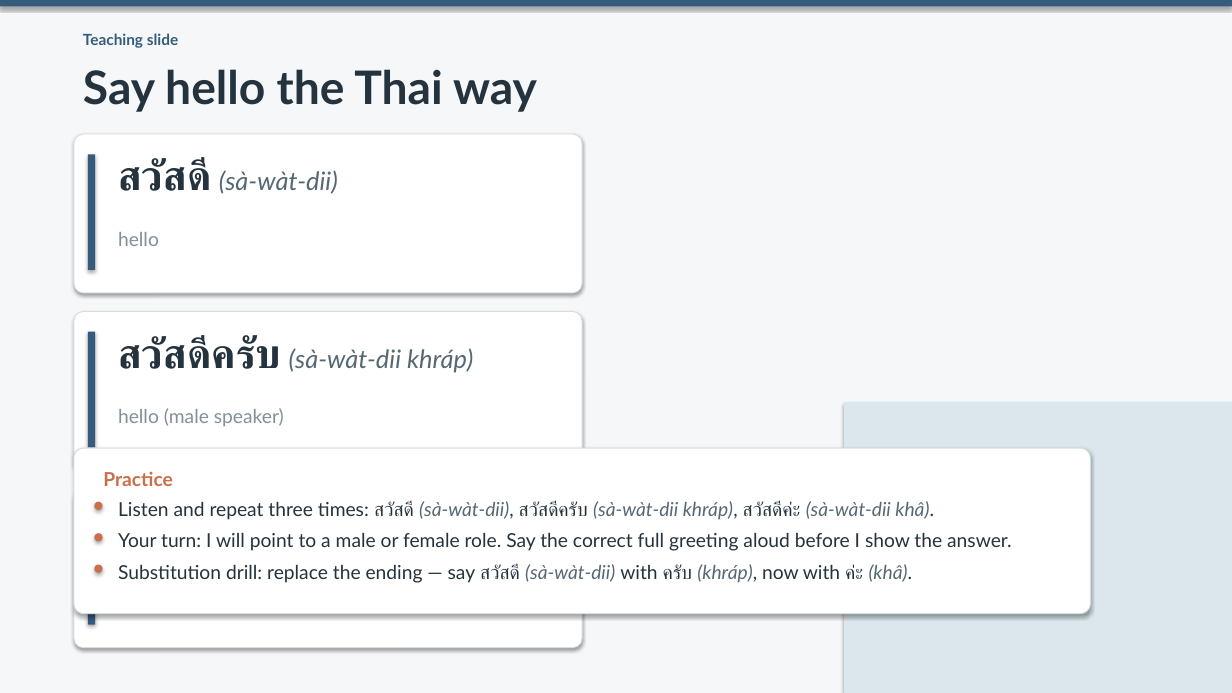
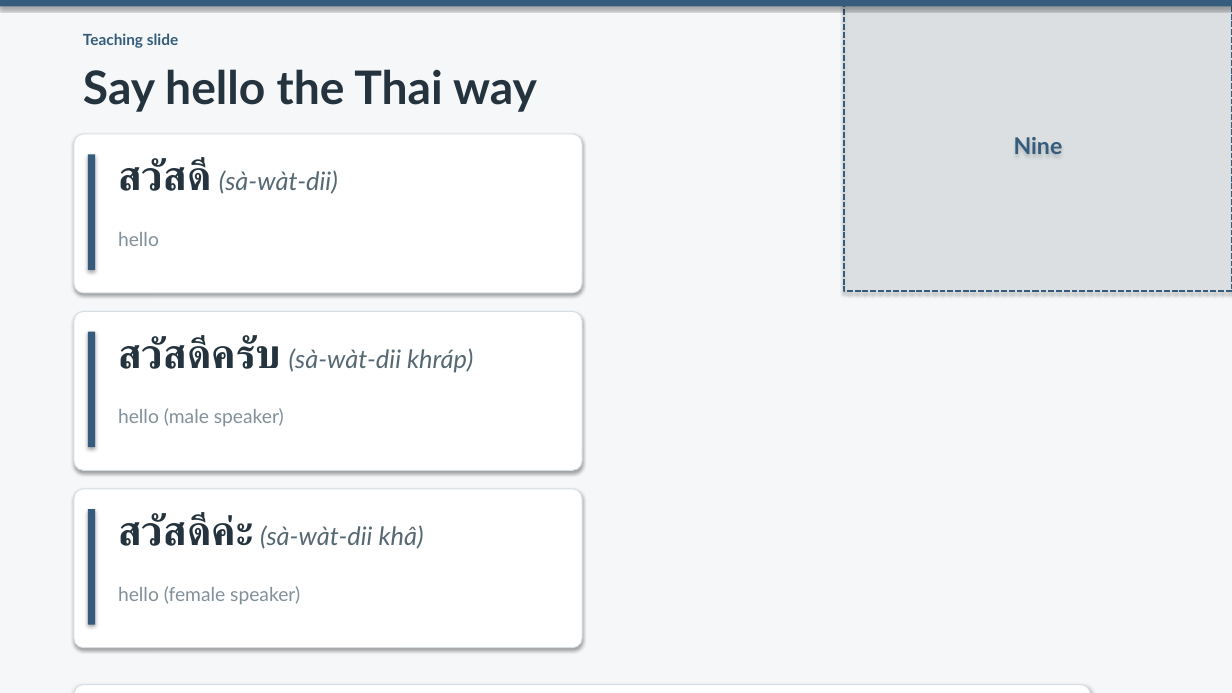
Before and after one commit to OTFTCS/thai-nine, a slide deck: slide 3 of course/modules/M01/L001/M01-L001-deck.pptx. Drawn at 1232x693 pixels with LibreOffice and Linux fonts; fonts in the diff are those of the drawing. Boxes give left, top, right and bottom in pixels: in the first picture for what was removed or moved away, otherwise in the second. Text is boxed around its words. In the diff, an @@ line names an element or a change of style, - is before the commit and + after.

```diff
--- a/course/modules/M01/L001/M01-L001-deck.pptx
+++ b/course/modules/M01/L001/M01-L001-deck.pptx
@@ rectangle added at box(844, 0, 1232, 291), fill #DBE7EC at 30% opacity, outline #355C7D 1.5 pt dashed, 18 pt, text #355C7D, bold @@
+Nine
@@ rectangle removed at box(844, 402, 1232, 693) @@
@@ text removed at box(103, 472, 173, 486) @@
-Practice
@@ ellipse removed at box(94, 502, 103, 510) @@
@@ text removed at box(118, 501, 934, 520) @@
-Listen and repeat three times: สวัสดี (sà-wàt-dii), สวัสดีครับ (sà-wàt-dii khráp), สวัสดีค่ะ (sà-wàt-dii khâ).
@@ ellipse removed at box(94, 533, 103, 542) @@
@@ text removed at box(118, 533, 1012, 551) @@
-Your turn: I will point to a male or female role. Say the correct full greeting aloud before I show the answer.
@@ text added at box(118, 513, 424, 549), 19.8 pt, text #566873, italic @@
+สวัสดีค่ะ (sà-wàt-dii khâ)
@@ ellipse removed at box(94, 565, 103, 573) @@
@@ text removed at box(118, 564, 913, 583) @@
-Substitution drill: replace the ending — say สวัสดี (sà-wàt-dii) with ครับ (khráp), now with ค่ะ (khâ).
@@ text added at box(118, 586, 300, 604), 15 pt, text #82909A @@
+hello (female speaker)
@@ rounded rectangle: place and size @@
-rounded rectangle at box(74, 448, 1091, 614)
+rounded rectangle at box(74, 685, 1091, 693)
```
Also in this commit, not shown: 9 other slides changed, 4 other files.
